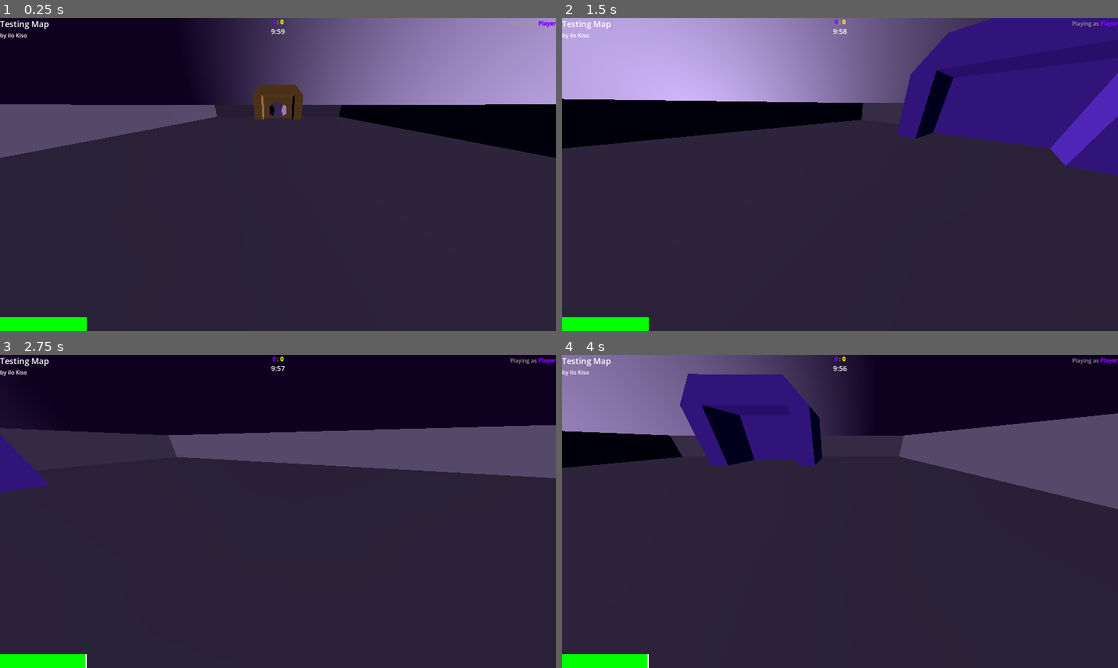
Above: before the commit, frames 1-4 (two rows, left to right).
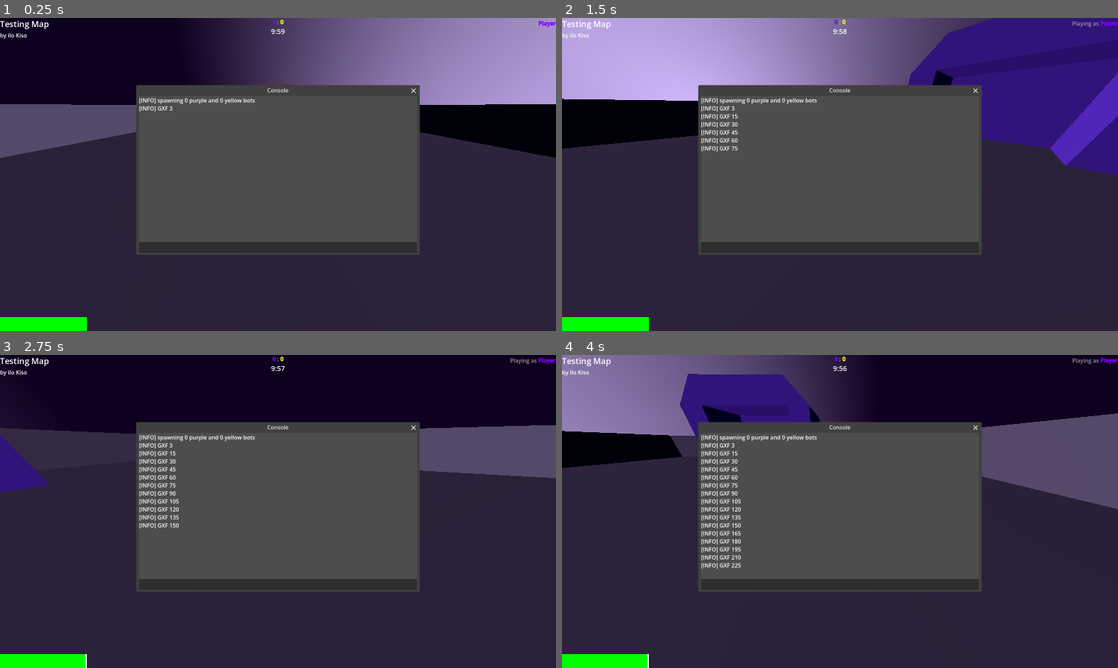
Above: after the commit, the same moments.

Repository: Matto58/dodecahedronfootball
Game: Godot game, scene res://maps/testmap.tscn
Same seed, same stepped clock (60 frames per second), same inputs: the game is played once before the commit and once after it. This scene is started directly instead of the project's main scene.
Inputs:
- Up to frame 1 (0.25 s): no input
- Up to frame 2 (1.5 s): hold D (right) 0.53-1.28 s; hold Shift (sprint) 0.53-1.28 s; hold S (backward) from 1.28 s (still down); tap Space (yump) at 1.35 s
- Up to frame 3 (2.75 s): release S (backward) at 2.03 s; hold D (right) from 2.03 s (still down); hold Shift (sprint) from 2.03 s (still down)
- Up to frame 4 (4 s): release D (right) at 2.78 s; release Shift (sprint) at 2.78 s; hold W (forward) 2.78-3.53 s; tap Space (yump) at 2.85 s; hold A (left) from 3.53 s (still down); hold Shift (sprint) from 3.53 s (still down)

The runs differ from the first frame. In frame 1, 26% of the frame differs, in the area x 24-76%, y 21-76%; in frame 2, 26%; in frame 3, 26%; in frame 4, 26%.

Commit message:
create WIP console

Diff:
--- /dev/null
+++ b/scenes/console.tscn
@@ -0,0 +1,33 @@
+[gd_scene format=3 uid="uid://baw5ra54cx6v0"]
+
+[ext_resource type="Script" uid="uid://b32g2vgorcr2r" path="res://scripts/console.gd" id="1_gf67r"]
+
+[node name="Console" type="Window" unique_id=1667808087]
+oversampling_override = 1.0
+title = "Console"
+initial_position = 2
+size = Vector2i(800, 450)
+min_size = Vector2i(150, 150)
+script = ExtResource("1_gf67r")
+
+[node name="VBoxContainer" type="VBoxContainer" parent="." unique_id=795876867]
+anchors_preset = 15
+anchor_right = 1.0
+anchor_bottom = 1.0
+grow_horizontal = 2
+grow_vertical = 2
+
+[node name="conlog" type="RichTextLabel" parent="VBoxContainer" unique_id=1042555742]
+unique_name_in_owner = true
+layout_mode = 2
+size_flags_vertical = 3
+bbcode_enabled = true
+
+[node name="conprompt" type="LineEdit" parent="VBoxContainer" unique_id=1712437819]
+unique_name_in_owner = true
+layout_mode = 2
+size_flags_horizontal = 3
+caret_blink = true
+
+[connection signal="close_requested" from="." to="." method="_on_close_requested"]
+[connection signal="text_submitted" from="VBoxContainer/conprompt" to="." method="_on_conprompt_text_submitted"]
--- a/scenes/player.tscn
+++ b/scenes/player.tscn
@@ -1,6 +1,7 @@
 [gd_scene format=3 uid="uid://bmlg7d06rvekb"]
 
 [ext_resource type="Script" uid="uid://ctvrdn4fpbrqv" path="res://scripts/player.gd" id="1_4flbx"]
+[ext_resource type="PackedScene" uid="uid://baw5ra54cx6v0" path="res://scenes/console.tscn" id="2_fjrip"]
 [ext_resource type="Material" uid="uid://deq4jfd6yctbe" path="res://misc/skybox.tres" id="2_onrkg"]
 [ext_resource type="PackedScene" uid="uid://6glcw70ftxdt" path="res://scenes/hud.tscn" id="3_qhqgy"]
 [ext_resource type="PackedScene" uid="uid://du5ra3k5noqb7" path="res://scenes/pause_menu.tscn" id="4_dqkch"]
@@ -18,6 +19,8 @@
 script = ExtResource("1_4flbx")
 metadata/_custom_type_script = "uid://ctvrdn4fpbrqv"
 
+[node name="Console" parent="." unique_id=1667808087 instance=ExtResource("2_fjrip")]
+
 [node name="CollisionShape3D" type="CollisionShape3D" parent="." unique_id=455418228]
 shape = ExtResource("4_smehm")
 
--- /dev/null
+++ b/scripts/console.gd
@@ -0,0 +1,51 @@
+extends Window
+
+var map: Map
+
+var allCommands: Dictionary[String, Dictionary] = {
+	"map": {
+
+	}
+}
+
+class ConsoleLogger extends Logger:
+	var uiLog: RichTextLabel
+	func _log_error(function: String, file: String, line: int, code: String, rationale: String, editor_notify: bool, error_type: int, script_backtraces: Array[ScriptBacktrace]) -> void:
+		uiLog.push_paragraph(HORIZONTAL_ALIGNMENT_LEFT)
+		uiLog.push_fgcolor(Color.YELLOW if error_type == ERROR_TYPE_WARNING else Color.RED)
+		uiLog.add_text("[%s] %s: %s (%s at %s:%d)" % [Time.get_time_string_from_system(), "WARN" if error_type == ERROR_TYPE_WARNING else "ERROR", rationale, code, file, code])
+		uiLog.pop()
+		uiLog.pop()
+
+	func _log_message(message: String, error: bool) -> void:
+		uiLog.push_paragraph(HORIZONTAL_ALIGNMENT_LEFT)
+		uiLog.add_text("[INFO] " + message)
+		uiLog.pop()
+
+func runCmd(cmd: String):
+	%conlog.push_paragraph(HORIZONTAL_ALIGNMENT_LEFT)
+	%conlog.add_text("> " + cmd)
+	%conlog.pop()
+
+	var ln = cmd.split(" ")
+	if ln.size() < 0: return
+	if ln.size() == 1:
+		printerr("no actual command specified")
+		return
+	var category: Dictionary[String, Callable] = allCommands.get(ln[0])
+	if category == null:
+		printerr("category %s not found" + ln[0])
+		return
+	var actualCmd: Callable = category.get(ln[1])
+
+func _ready() -> void:
+	var l = ConsoleLogger.new()
+	l.uiLog = %conlog
+	OS.add_logger(l)
+
+func _on_close_requested() -> void:
+	hide()
+
+func _on_conprompt_text_submitted(new_text: String) -> void:
+	%conprompt.text = ""
+	runCmd(new_text)
--- a/scripts/map_logic.gd
+++ b/scripts/map_logic.gd
@@ -37,6 +37,7 @@
 	$player.isYellow = mainPlayerIsYellow
 	$player.initPlayerNickInHUD()
 	$player.createNametag()
+	$player/Console.map = self
 	$player/Camera3D/HUD/mapprops/author.text = "by " + author
 	$player/Camera3D/HUD/mapprops/name.text = title
 	$"oob detector".body_entered.connect(func(body):
--- a/scripts/player.gd
+++ b/scripts/player.gd
@@ -49,6 +49,7 @@
 	$Camera3D/HUD/staminabar.size.x = $Camera3D/HUD/ColorRect2.size.x * stamina
 	if Input.is_action_just_pressed("pause"):
 		$Camera3D/pause_menu.visible = not $Camera3D/pause_menu.visible
+		$Console.visible = $Camera3D/pause_menu.visible
 
 func _physics_process(delta: float) -> void:
 	getMovement.emit(delta)
Not shown, added: scripts/console.gd.uid
